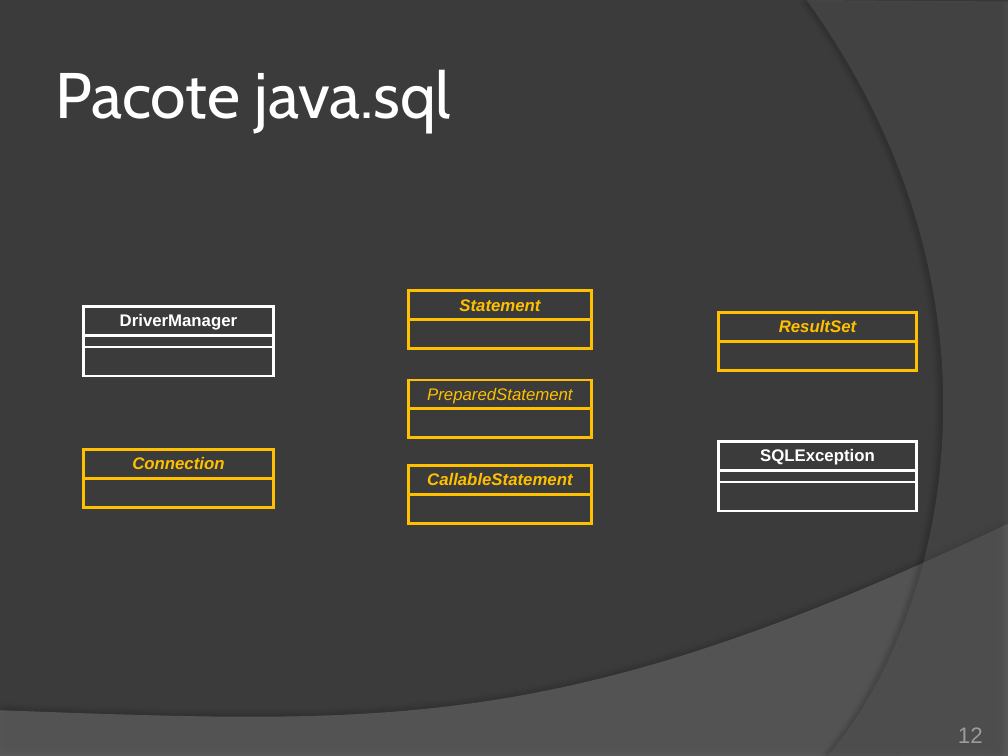
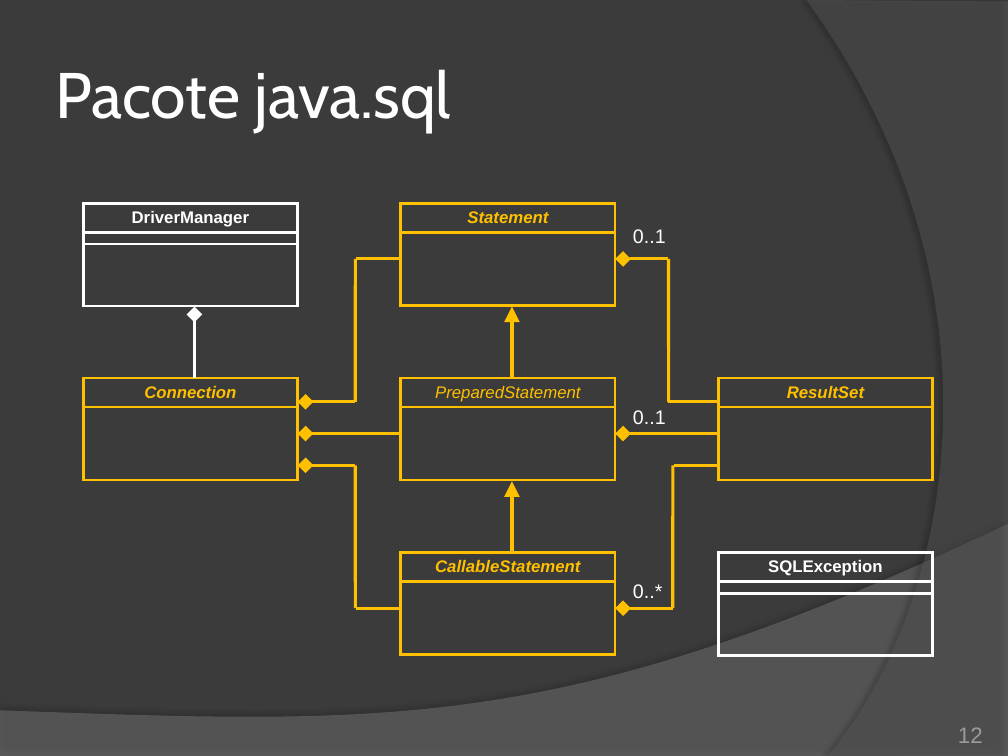
Before and after one commit to duchesqui/slzvieira-training, a slide deck: slide 12 of 2-Java-Programmer-Modulo-II/19.Capitulo11.pptx. Drawn at 1008x756 pixels with LibreOffice and Linux fonts; fonts in the diff are those of the drawing. Boxes give left, top, right and bottom in pixels: in the first picture for what was removed or moved away, otherwise in the second. Text is boxed around its words. In the diff, an @@ line names an element or a change of style, - is before the commit and + after.

```diff
--- a/2-Java-Programmer-Modulo-II/19.Capitulo11.pptx
+++ b/2-Java-Programmer-Modulo-II/19.Capitulo11.pptx
@@ table: place and size @@
-table at bbox=[84, 306, 274, 380]
+table at bbox=[84, 204, 298, 308]
@@ table: place and size @@
-table at bbox=[409, 290, 592, 351]
+table at bbox=[401, 204, 616, 306]
@@ text added at bbox=[633, 229, 666, 243], 14 pt, text #FFFFFF @@
+0..1
@@ line added from (356, 259) to (355, 402), #FFC000 2.25 pt @@
@@ line added from (401, 259) to (356, 259), #FFC000 2.25 pt @@
@@ arrow added from (668, 259) to (623, 259), #FFC000 2.25 pt @@
@@ line added from (668, 259) to (668, 402), #FFC000 2.25 pt @@
@@ arrow added from (195, 378) to (195, 314), #FFFFFF 2.25 pt @@
@@ arrow added from (512, 378) to (512, 306), #FFC000 2.25 pt @@
@@ table: place and size @@
-table at bbox=[84, 450, 274, 510]
+table at bbox=[84, 378, 298, 481]
@@ table: place and size @@
-table at bbox=[409, 380, 592, 440]
+table at bbox=[401, 378, 616, 481]
@@ table: place and size @@
-table at bbox=[719, 312, 917, 373]
+table at bbox=[719, 378, 933, 481]
@@ arrow added from (356, 402) to (305, 402), #FFC000 2.25 pt @@
@@ text added at bbox=[633, 410, 666, 424], 14 pt, text #FFFFFF @@
+0..1
@@ line added from (668, 402) to (719, 402), #FFC000 2.25 pt @@
@@ arrow added from (401, 433) to (305, 433), #FFC000 2.25 pt @@
@@ arrow added from (719, 433) to (623, 433), #FFC000 2.25 pt @@
@@ arrow added from (356, 466) to (305, 466), #FFC000 2.25 pt @@
@@ line added from (356, 608) to (355, 466), #FFC000 2.25 pt @@
@@ line added from (673, 466) to (672, 608), #FFC000 2.25 pt @@
@@ line added from (719, 466) to (673, 466), #FFC000 2.25 pt @@
@@ arrow added from (512, 552) to (512, 481), #FFC000 2.25 pt @@
@@ table: place and size @@
-table at bbox=[409, 466, 592, 526]
+table at bbox=[401, 552, 616, 655]
@@ table: place and size @@
-table at bbox=[719, 442, 917, 515]
+table at bbox=[719, 552, 933, 658]
@@ text added at bbox=[633, 584, 662, 598], 14 pt, text #FFFFFF @@
+0..*
@@ line added from (401, 608) to (356, 608), #FFC000 2.25 pt @@
@@ arrow added from (673, 608) to (623, 608), #FFC000 2.25 pt @@
```
Also in this commit, not shown: 1 other slide changed, 6 slides added.
